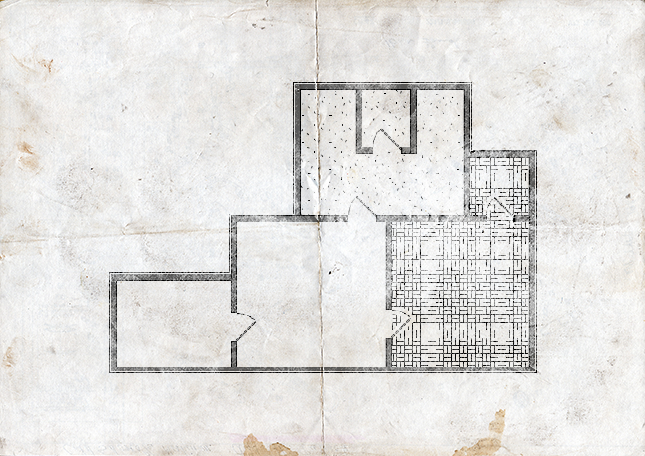
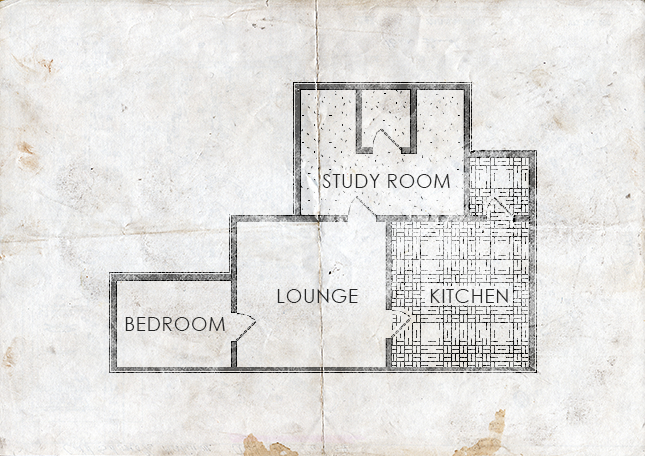
The second 645 x 456 image is a revision of the first. Changes to its layers:
added layer "KITCHEN" above "STUDY ROOM" over box(430, 289, 508, 303)
added layer "STUDY ROOM" above "LOUNGE" over box(322, 174, 450, 188)
added layer "LOUNGE" above "BEDROOM" over box(277, 289, 358, 303)
added layer "BEDROOM" above "Group 1" over box(125, 317, 225, 331)
painted on "Layer 1", masked it over box(125, 171, 513, 331)
